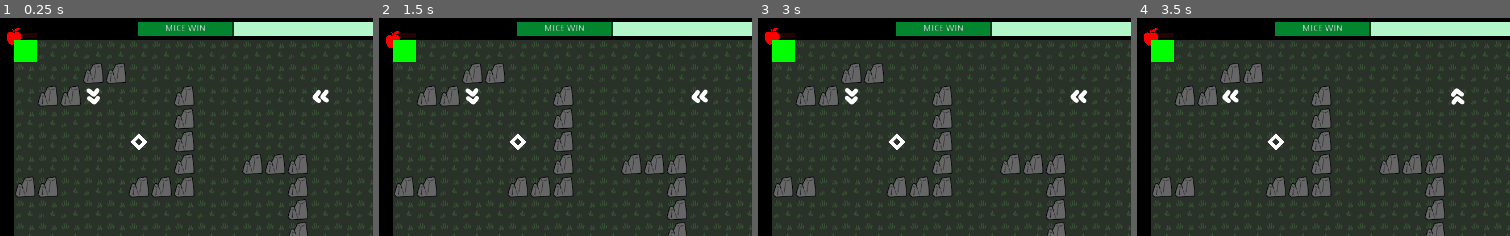
Above: before the commit, frames 1-4 (left to right).
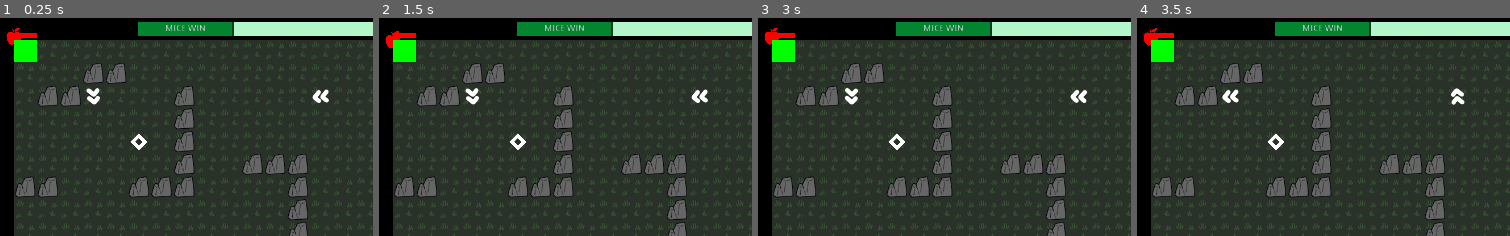
Above: after the commit, the same moments.

Repository: davesilva/ludum-dare-56
Game: Godot game, scene res://game/contexts/gameplay_context/gameplay_context.tscn
Two runs of this game, one before a commit and one after it. Both use one fixed random seed, a clock stepped at 60 frames per second and the inputs below. This scene is started directly instead of the project's main scene.
Inputs (mouse positions are % of the whole screen's width and height, from its top left):
- Up to frame 1 (0.25 s): no input
- Up to frame 2 (1.5 s): tap Enter (ui_accept) at 0.5, 0.77, 1.25 s; move the mouse to (74, 46) at 0.52 s; hold D (standard_move_right) 0.53-1.28 s; hold = (test_overlay_add) 0.53-1.28 s; click (74, 46) at 0.67 s; move the mouse to (29, 57) at 1.27 s; hold F (juice_press_test_feedback) from 1.28 s (still down); tap - (test_overlay_dismiss) at 1.35 s
- Up to frame 3 (3 s): tap Enter (ui_accept) at 1.52, 2, 2.75 s; move the mouse to (61, 29) at 2.02 s; release F (juice_press_test_feedback) at 2.03 s; hold D (standard_move_right) 2.03-2.78 s; hold Backspace (test_overlay_dismiss_all) 2.03-2.78 s; move the mouse to (45, 72) at 2.77 s; hold W (standard_move_up) from 2.78 s (still down); tap = (test_overlay_add) at 2.85 s; click (45, 72) at 2.92 s
- Up to frame 4 (3.5 s): keep holding W (standard_move_up); tap Enter (ui_accept) at 3.02 s
The pictures show only the part of the screen within x 0-50%, y 0-50%; the shares and areas given below are measured in that part.

The runs differ from the first frame. In frame 1, 0.1% of the frame differs, in the area x 5-10%, y 6-10%; in frame 2, 0.1%, in the area x 3-10%, y 6-10%; in frame 3, 0.1%; in frame 4, 0.1%.

Commit message:
Make snake move after bombing

Diff:
--- a/game/entities/snake/snake_head.gd
+++ b/game/entities/snake/snake_head.gd
@@ -15,7 +15,7 @@
 onready var target_tile_position = Vector2.ZERO
 onready var health_bar: ProgressBar = $health_bar
 
-var hit_points = 1 #MAX_HEALTH
+var hit_points = MAX_HEALTH
 var should_move = true
 var target_player: Player = null
 puppetsync var bloodlust = false
@@ -170,6 +170,7 @@
 	place_at_tile_position(tile_position)
 	if self.tween != null:
 		self.tween.kill()
+	should_move = true
 
 
 func _on_completed_move(old_tile_position: Vector2, new_tile_position: Vector2) -> void:
